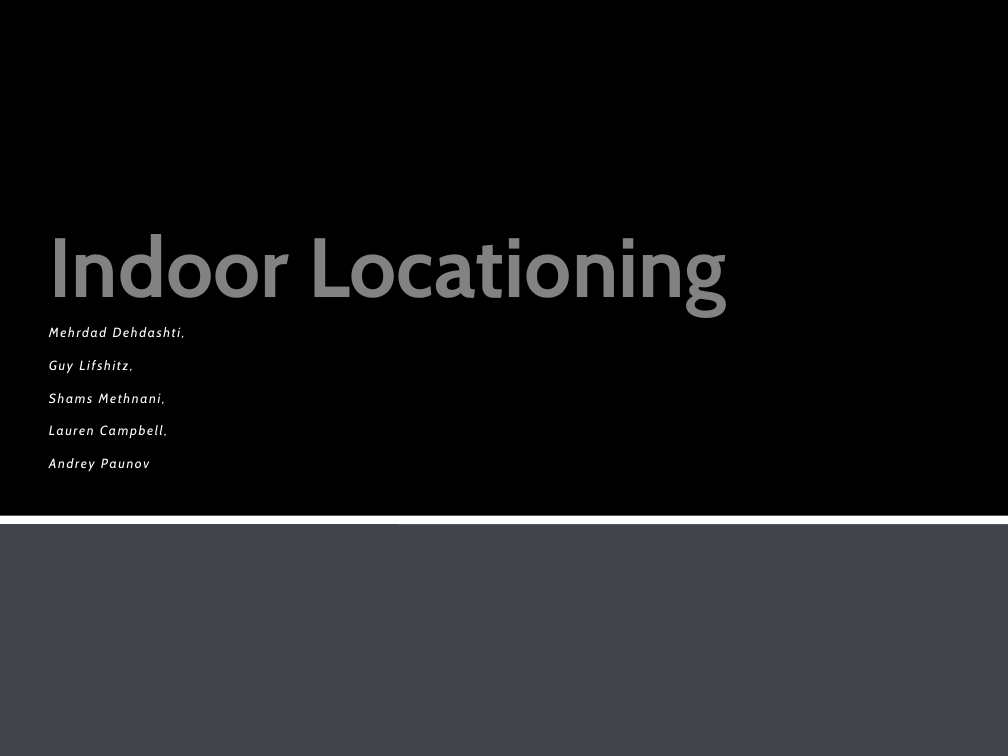
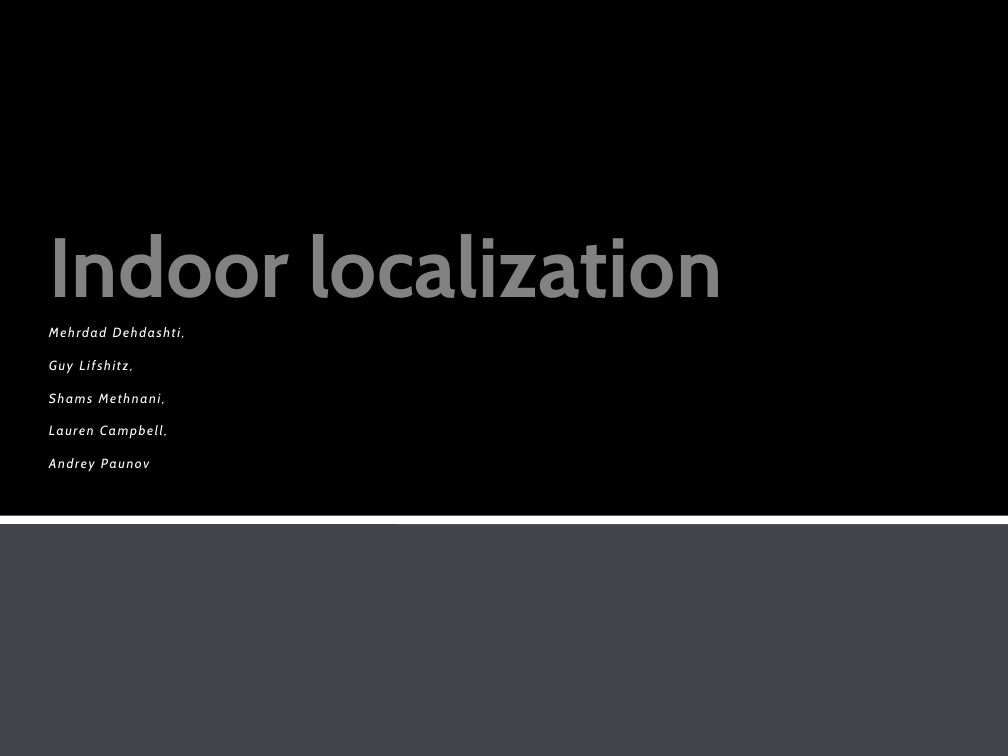
Before and after one commit to muadibbm/WifiIP, a slide deck: slide 1 of ppt/Indoor Locationing.pptx. Drawn at 1008x756 pixels with LibreOffice and Linux fonts; fonts in the diff are those of the drawing; background and template pictures are left out. Boxes give left, top, right and bottom in pixels: in the first picture for what was removed or moved away, otherwise in the second. Text is boxed around its words. In the diff, an @@ line names an element or a change of style, - is before the commit and + after.

```diff
--- a/ppt/Indoor Locationing.pptx
+++ b/ppt/Indoor Locationing.pptx
@@ title at [49,234,722,298]: text changed @@
-Indoor Locationing
+Indoor localization
```
Also in this commit, not shown: 1 other slide changed, 2 slides added, 3 slides removed, 2 other files.
